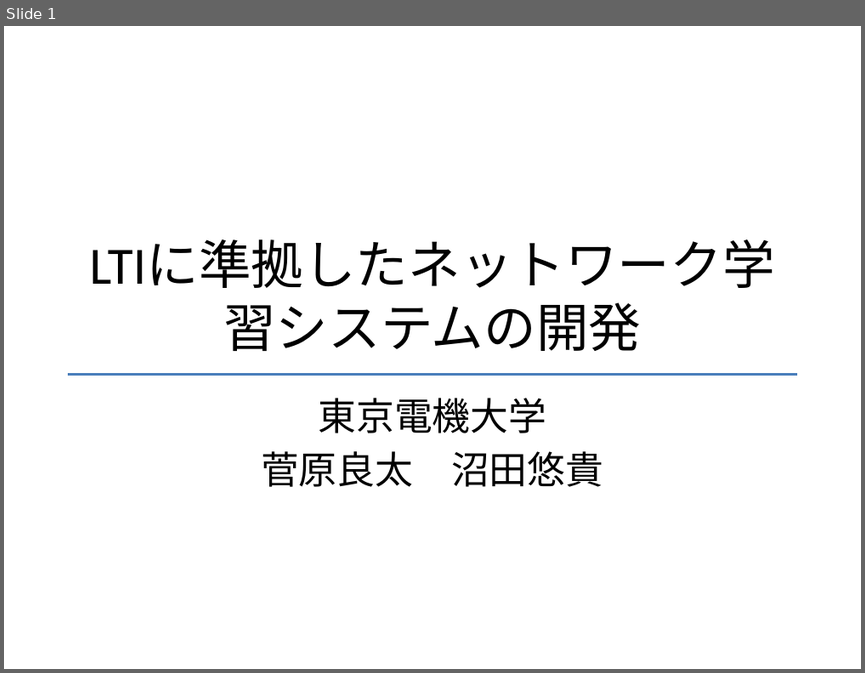
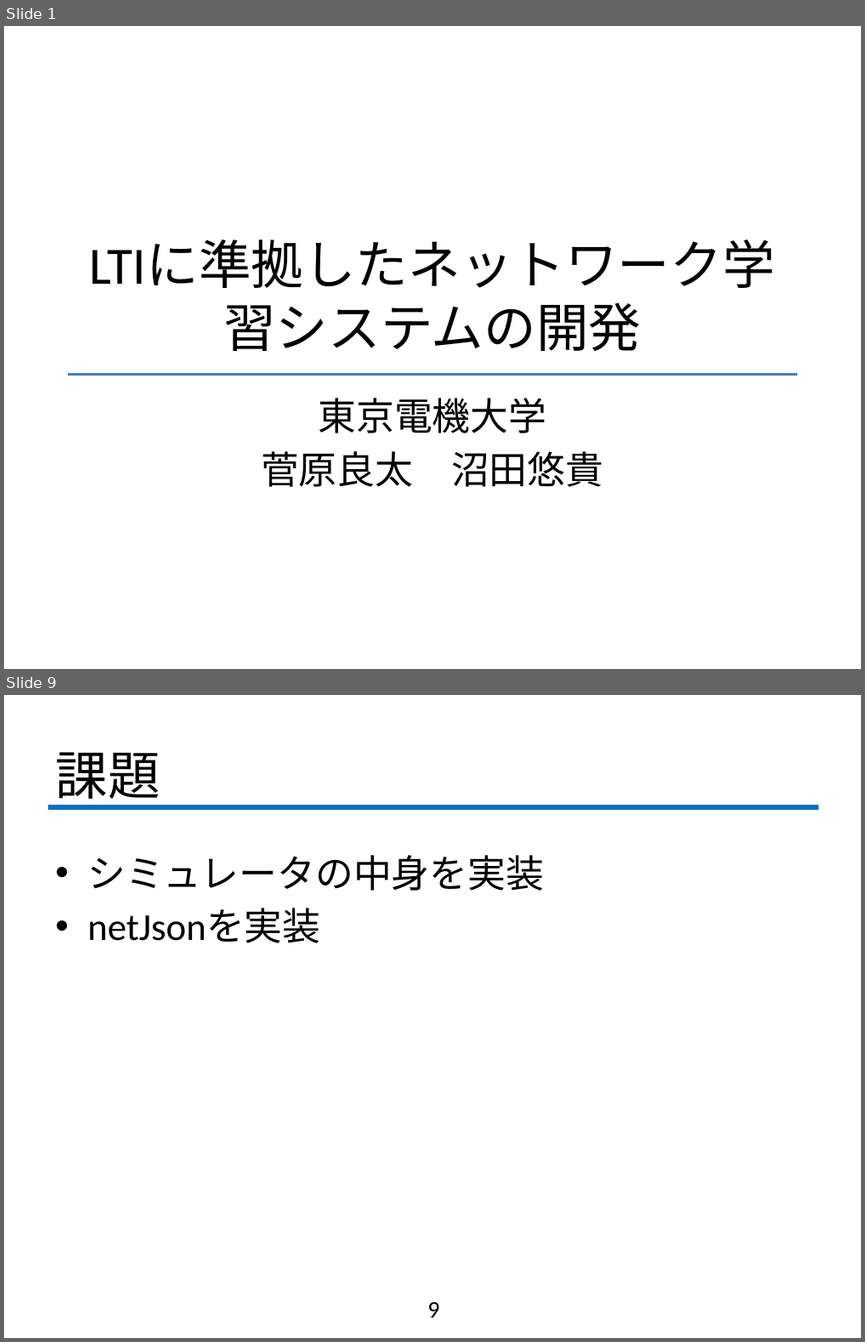
Before and after one commit to fujiLabo/fuji_simu, a slide deck: 1005進捗.pptx. Shown one above the other, each under a label of ours: slide 1 before the commit, slides 1 and 9 after it; the slides between them are not shown. The pictures are 865x673 and 865x1342 pixels, drawn with LibreOffice and Linux fonts; fonts in the diff are those of the drawing; background and template pictures are left out. Boxes give left, top, right and bottom in pixels: in the first picture for what was removed or moved away, otherwise in the second. Text is boxed around its words. In the diff, an @@ line names an element or a change of style, - is before the commit and + after.

```diff
--- a/1005進捗.pptx
+++ b/1005進捗.pptx
@@ slide 9 added at [4, 695, 861, 1338], background #FFFFFF @@
@@ title added at [55, 752, 160, 808], 44 pt, text #000000 @@
+課題
@@ line added from (47, 807) to (818, 807), #0070C0 4 pt @@
@@ text added at [87, 855, 544, 943], 32 pt, text #000000 @@
+• シミュレータの中身を実装
+• netJsonを実装
@@ page number added at [427, 1302, 439, 1317], 20 pt, text #000000 @@
+9
```
Also in this commit, not shown: 7 other slides added.
